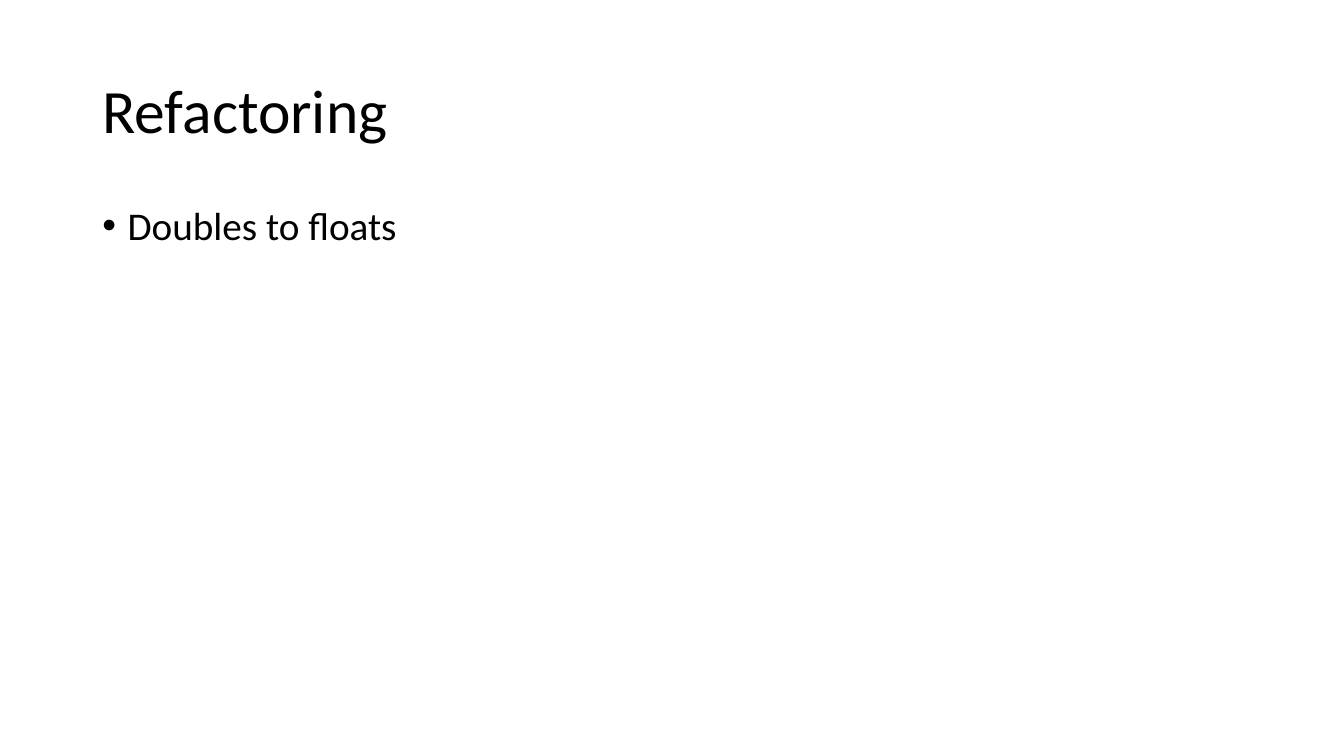
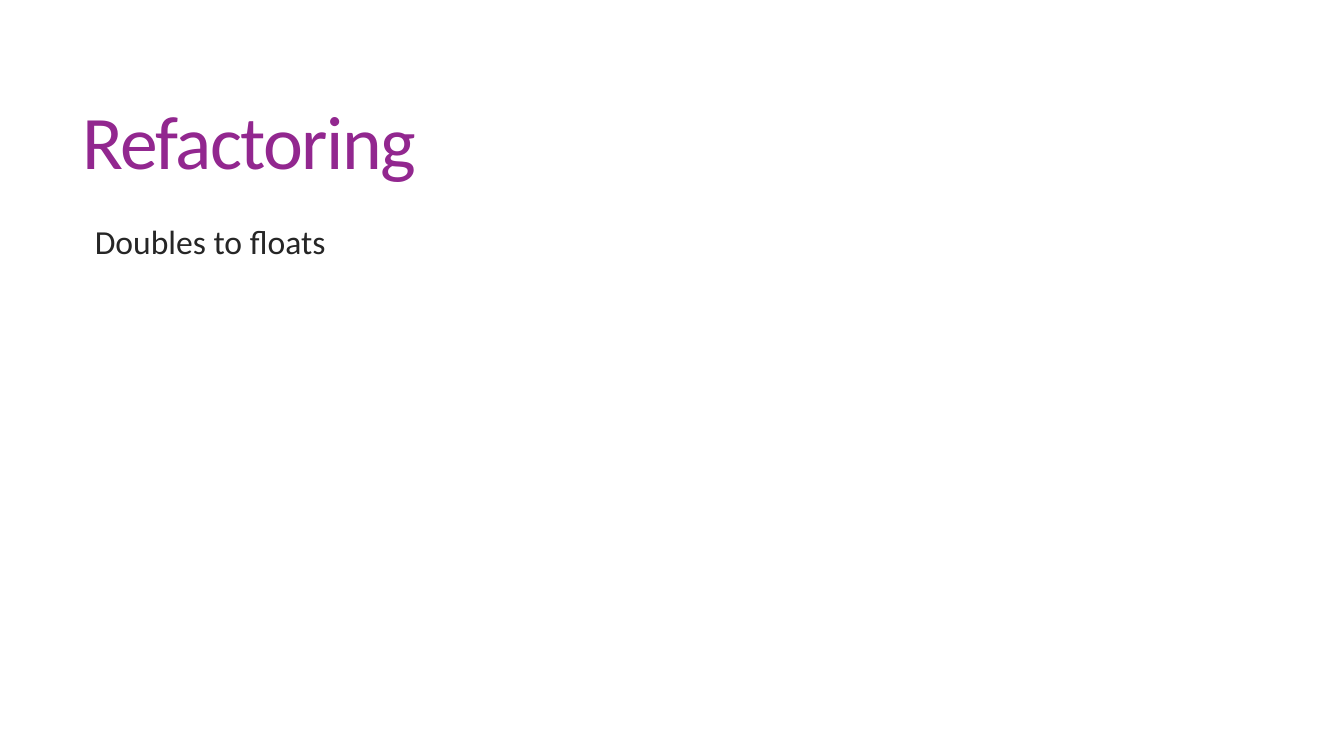
Before and after one commit to RishiChavda/MSTE, a slide deck: slide 11 of MTSE.pptx (slide 6 before the commit). Drawn at 1344x756 pixels with LibreOffice and Linux fonts; fonts in the diff are those of the drawing. Boxes give left, top, right and bottom in pixels: in the first picture for what was removed or moved away, otherwise in the second. Text is boxed around its words. In the diff, an @@ line names an element or a change of style, - is before the commit and + after.

```diff
--- a/MTSE.pptx
+++ b/MTSE.pptx
@@ title "Refactoring": place and size @@
-title "Refactoring" at box(102, 90, 387, 144)
+title "Refactoring" at box(83, 117, 416, 182)
@@ title "Refactoring" at box(83, 117, 416, 182): size 44 to 54 pt, text colour #000000 to #92278F, letter spacing 0 to -1.2 pt; line spacing 0.9 to 0.85 @@
@@ text "Doubles to floats": place and size @@
-text "Doubles to floats" at box(128, 212, 396, 241)
+text "Doubles to floats" at box(95, 230, 326, 255)
@@ text "Doubles to floats" at box(95, 230, 326, 255): size 28 to 24 pt, text colour #000000 to #262626; bullet • to  ; line spacing 0.9 to 0.85; more space between paragraphs @@
```
Also in this commit, not shown: 9 other slides changed, 7 slides added, 5 slides removed.
